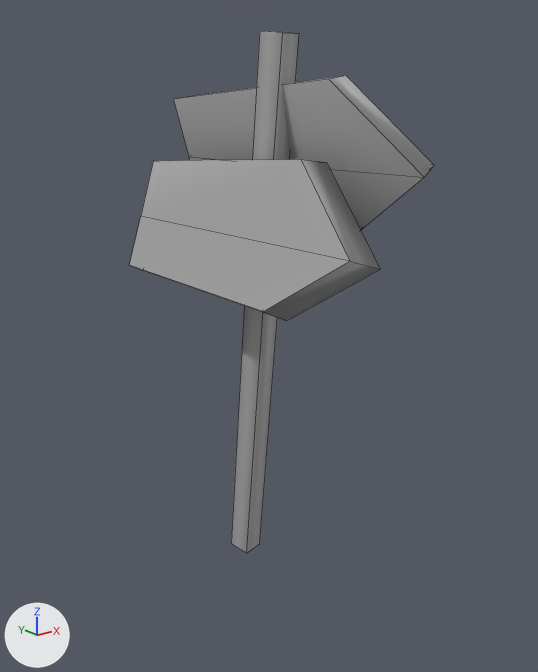
The FBX model Cryptid 1.0.1/Assets/Meshes/Props/SignPost.fbx: old version first, new version second.
Before and after are seen from a 50 mm camera at (-3.93, -5.37, 4.32) aimed at (0.11, -0.32, 2.3). The axes (+X, +Y, +Z) are drawn at lower left. The lights are the same throughout. The older version comes first. Mesh edges are drawn as thin lines. Where no turn or scale is listed for an object, it has been applied to the vertices.

The first picture shows 'Sign_Post2'.
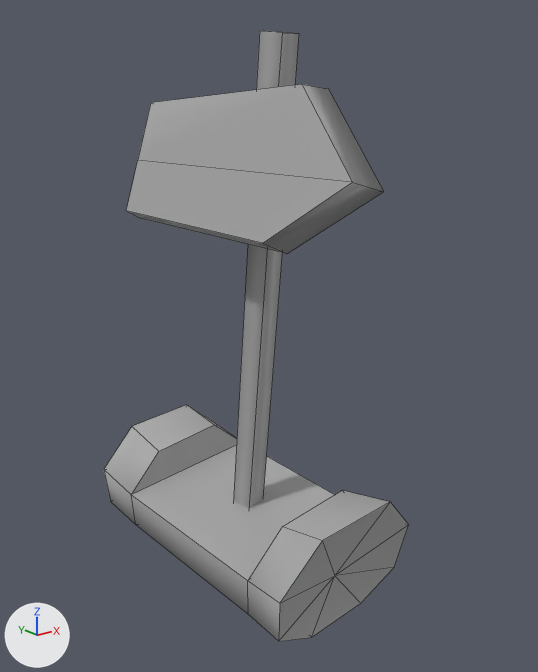
The change, as a list of edits to the scene's bpy script:
```text
Change me_mesh:
    used by ob_sign_post2; location = (0.0, 0.0, 0.0)
    remove me_mesh.from_pydata(...)  # 32 vertices, 26 faces; spans x -0.56..0.56, y -1.93..1.1, z -0.02..4.86
    add me_mesh.from_pydata(...)  # 20 vertices, 16 faces; spans x -0.56..0.18, y -1.93..1.1, z -0.02..4.86
    me_mesh part 1: the loose piece of 12 vertices spanning x -0.56..0.0, y -1.93..1.1, z 2.71..3.92 is moved by (0.0, 0.0, 0.53)
    me_mesh part 2: the loose piece of 12 vertices spanning x 0.0..0.56, y -1.93..1.1, z 3.31..4.52 is deleted
Add me_mesh_001:
    me_mesh_001.from_pydata(...)  # 34 vertices, 37 faces; spans x -0.75..0.75, y -1.61..1.53, z -0.08..1.09
    me_mesh_001.materials.append(mat_standardsurface1)  # grey #aaaaaa
Add ob_sign_post_log:
    ob_sign_post_log = bpy.data.objects.new('Sign_Post_Log', me_mesh_001)
    ob_sign_post_log.location = (0.0, 0.0, 0.0)
```

Boxes [x1, y1, x2, y2] around the edits, measured in the pictures (538 x 672 px; the box of a moved part takes in the faces that stretch with it):
'Sign_Post2', reshaped: before [129, 30, 434, 553]; after [126, 30, 384, 508]
'Sign_Post_Log', added: after [104, 405, 408, 641]
part 1 of me_mesh, moved or reshaped: before [129, 159, 380, 321]; after [126, 84, 384, 254]
part 2 of me_mesh, deleted: before [173, 75, 434, 230]
